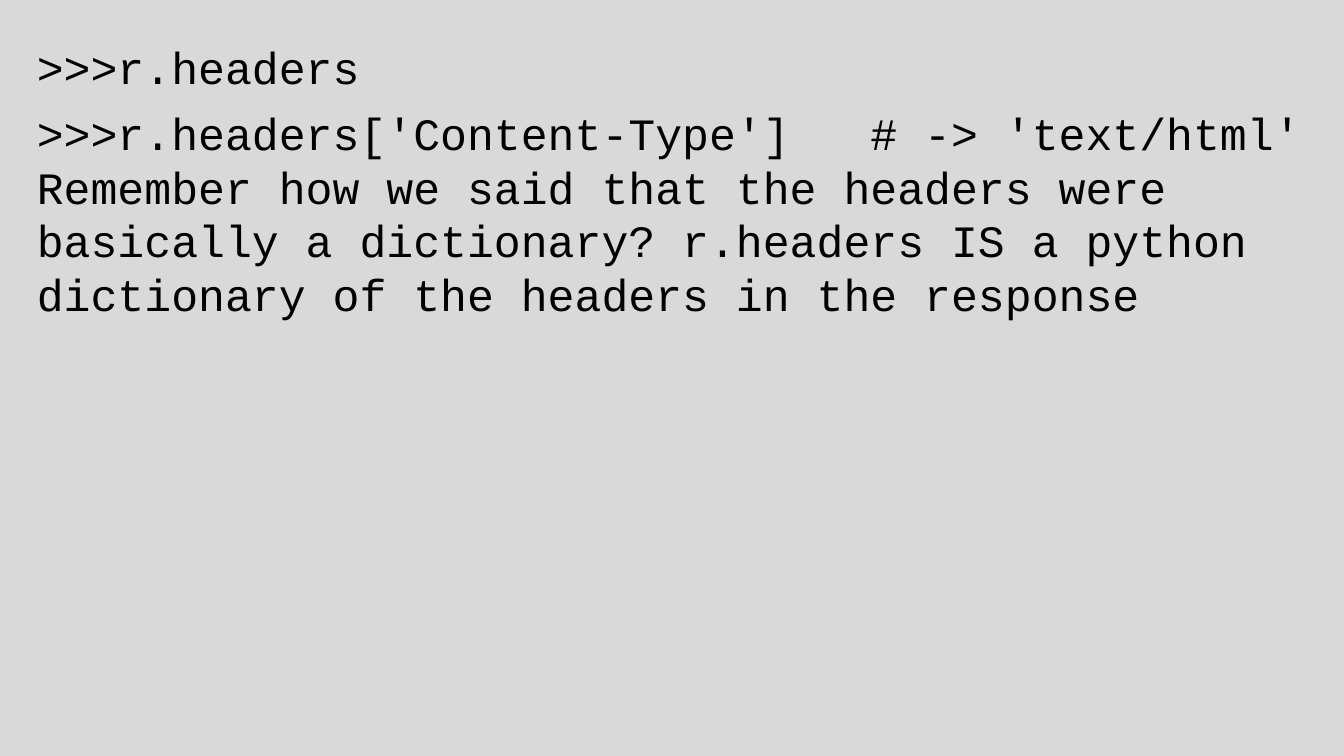
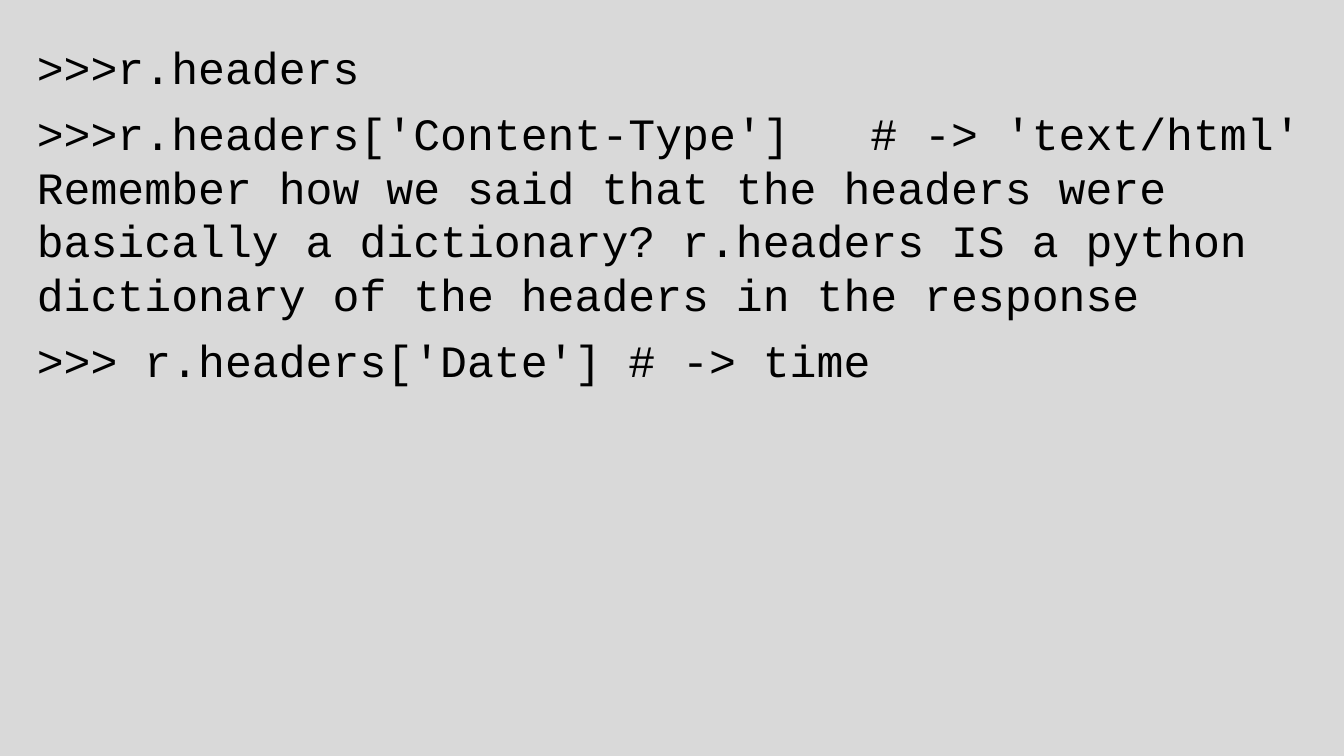
Before and after one commit to grimmelm/ctech404, a slide deck: slide 59 of ctech404/CTECH404_Combined_Slidedeck.pptx (slide 60 before the commit). Drawn at 1344x756 pixels with LibreOffice and Linux fonts; fonts in the diff are those of the drawing. Boxes give left, top, right and bottom in pixels: in the first picture for what was removed or moved away, otherwise in the second. Text is boxed around its words. In the diff, an @@ line names an element or a change of style, - is before the commit and + after.

```diff
--- a/ctech404/CTECH404_Combined_Slidedeck.pptx
+++ b/ctech404/CTECH404_Combined_Slidedeck.pptx
@@ text at [144,345,871,387]: paragraph added @@
+>>> r.headers['Date'] # -> time
```
Also in this commit, not shown: 23 other slides changed, 1 slide added, 2 slides removed.
